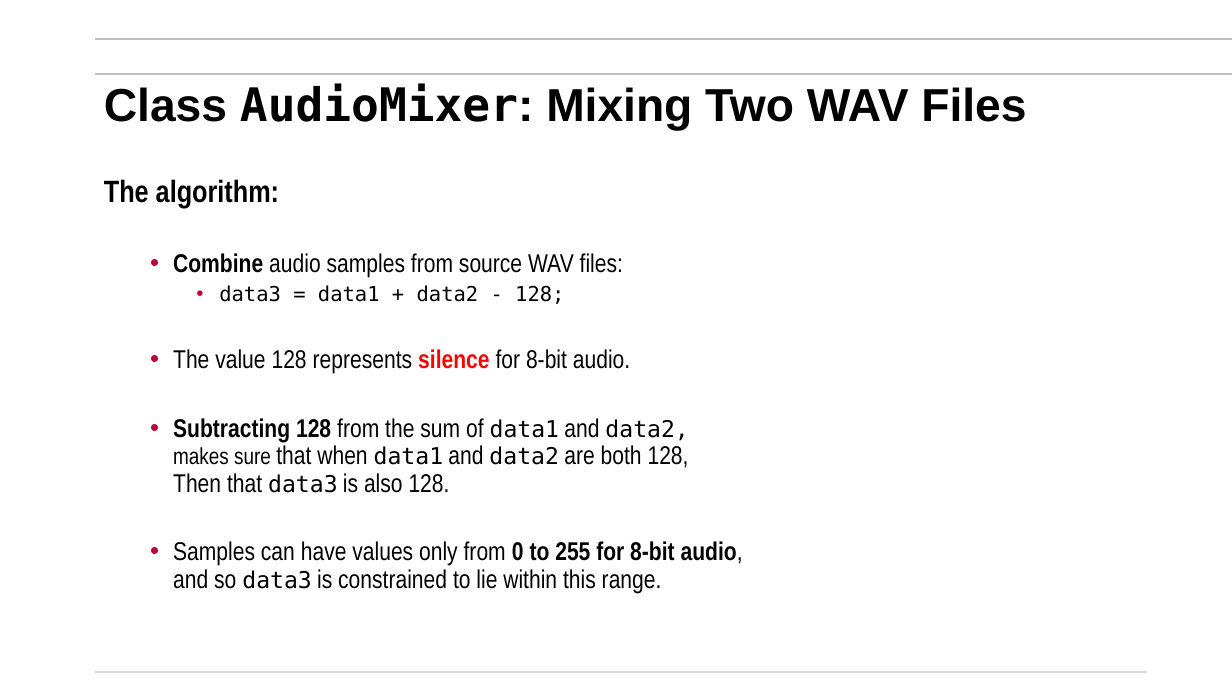
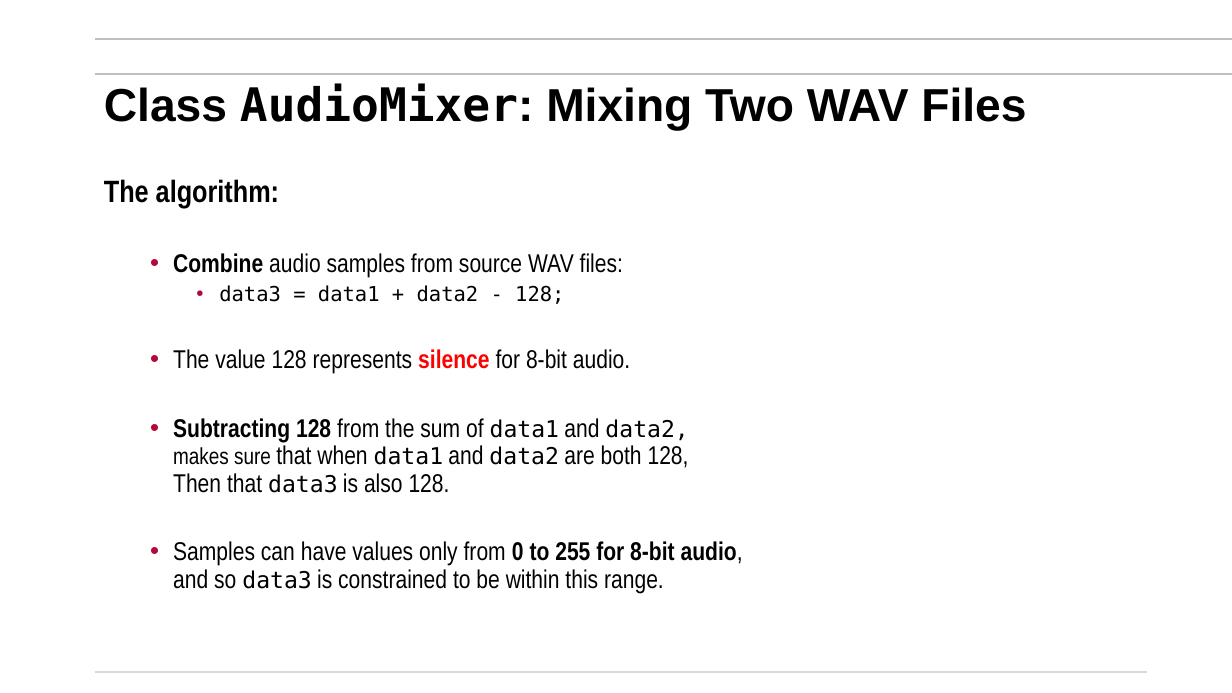
Before and after one commit to mikegrace2/CSEN160-Fall2026-Course-Website, a slide deck: slide 75 of lectures/Week06_File_Threads/1_BasicFileIO_AdvFileIOandSerialize_V4.pptx. Drawn at 1232x693 pixels with LibreOffice and Linux fonts; fonts in the diff are those of the drawing; background and template pictures are left out. Boxes give left, top, right and bottom in pixels: in the first picture for what was removed or moved away, otherwise in the second. Text is boxed around its words. In the diff, an @@ line names an element or a change of style, - is before the commit and + after.

```diff
--- a/lectures/Week06_File_Threads/1_BasicFileIO_AdvFileIOandSerialize_V4.pptx
+++ b/lectures/Week06_File_Threads/1_BasicFileIO_AdvFileIOandSerialize_V4.pptx
@@ text at [173,541,743,594]: text changed @@
-  • Samples can have values only from 0 to 255 for 8-bit audio,
-    and so data3 is constrained to lie within this range.
+  • Samples can have values only from 0 to 255 for 8-bit audio,
+    and so data3 is constrained to be within this range.
```
Also in this commit, not shown: 4 other slides changed.
